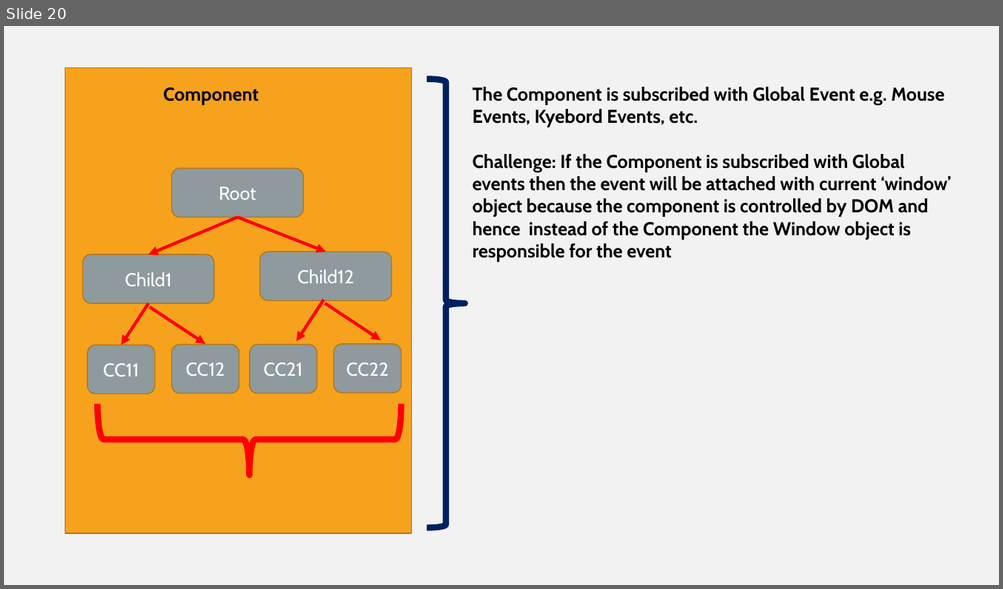
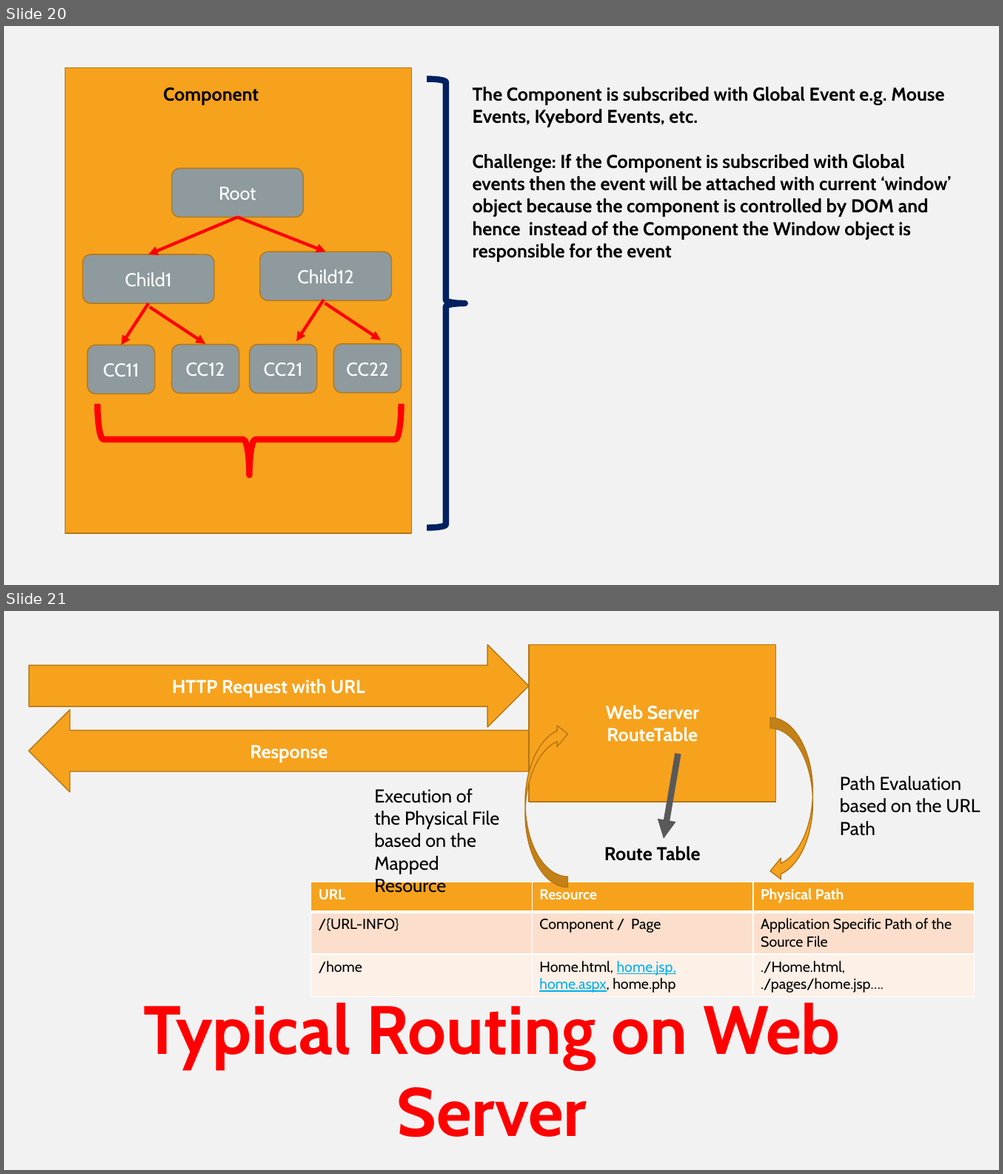
Before and after one commit to Vanshika3003/blazeclan_training, a slide deck: training_images.pptx. Shown one above the other, each under a label of ours: slide 20 before the commit, slides 20 and 21 after it. The pictures are 1003x589 and 1003x1174 pixels, drawn with LibreOffice and Linux fonts; fonts in the diff are those of the drawing. Boxes give left, top, right and bottom in pixels: in the first picture for what was removed or moved away, otherwise in the second. Text is boxed around its words. In the diff, an @@ line names an element or a change of style, - is before the commit and + after.

```diff
--- a/training_images.pptx
+++ b/training_images.pptx
@@ slide 21 added at <box>4,611,999,1170</box>, background #F2F2F2 @@
@@ right arrow added at <box>28,644,529,727</box>, fill #F6A21D, outline #B67815 1 pt, 18 pt, text #FFFFFF, bold @@
+HTTP Request with URL
@@ rectangle added at <box>529,644,776,802</box>, fill #F6A21D, outline #B67815 1 pt, 18 pt, text #FFFFFF, bold @@
+Web Server
+RouteTable
@@ left arrow added at <box>28,709,529,792</box>, fill #F6A21D, outline #B67815 1 pt, 18 pt, text #FFFFFF, bold @@
+Response
@@ curved left arrow added at <box>770,718,813,882</box>, fill #F6A21D, outline #B67815 1 pt @@
@@ curved left arrow added at <box>525,723,567,888</box>, fill #F6A21D, outline #B67815 1 pt @@
@@ arrow added from (677, 754) to (663, 839), #595959 6 pt @@
@@ text added at <box>839,776,979,836</box>, 18 pt, text #000000 @@
+Path Evaluation based on the URL Path
@@ text added at <box>374,789,499,893</box>, 18 pt, text #000000 @@
+Execution of the Physical File based on the Mapped Resource
@@ text added at <box>604,846,700,861</box>, 18 pt, text #000000, bold @@
+Route Table
@@ table added at <box>310,882,973,997</box>, 3 rows, 3 columns @@
+URL | Resource | Physical Path
+/{URL-INFO} | Component / Page | Application Specific Path of the Source File
+/home | Home.html, home.jsp, home.aspx, home.php | ./Home.html, ./pages/home.jsp….
@@ text added at <box>143,1002,840,1138</box>, 66 pt, text #FF0000, bold @@
+Typical Routing on Web Server
```
Also in this commit, not shown: 1 other slide added, 12 other files.
